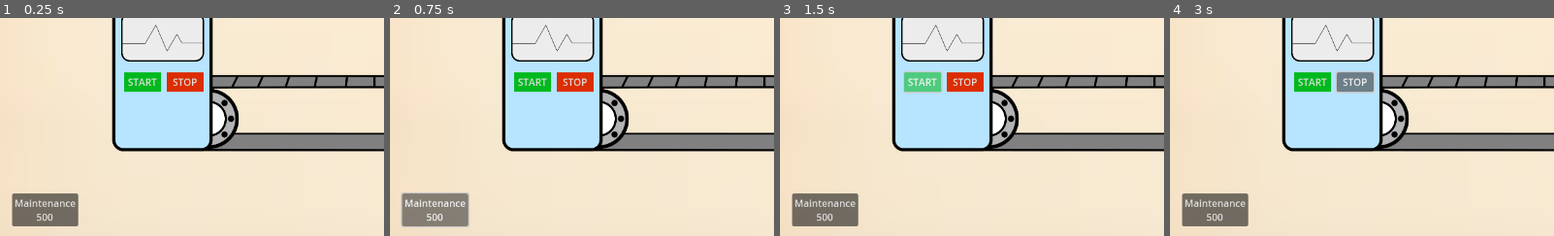
Above: before the commit, frames 1-4 (left to right).
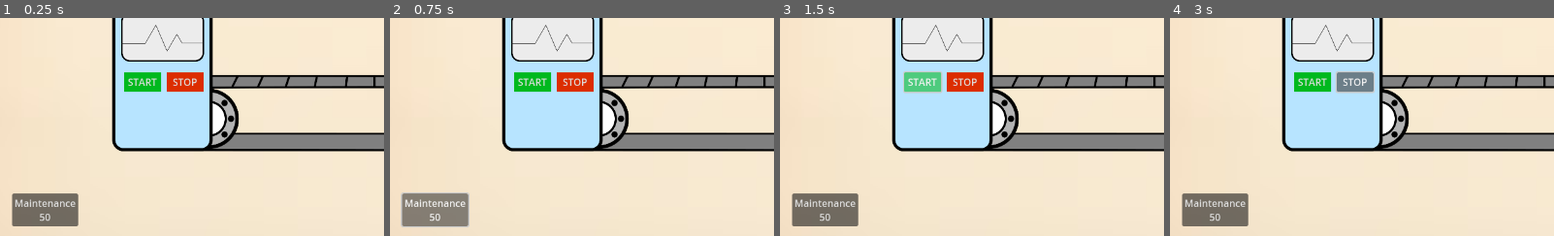
Above: after the commit, the same moments.

Repository: dkajo/supply-chain-game
Game: Godot game, scene res://level.tscn
Same seed, same stepped clock (60 frames per second), same inputs: the game is played once before the commit and once after it.
Inputs:
- Up to frame 1 (0.25 s): no input
- Up to frame 2 (0.75 s): click "Maintenance 500" (after the commit: "Maintenance 50") at 0.5 s
- Up to frame 3 (1.5 s): click "START" at 1.25 s
- Up to frame 4 (3 s): click "START" at 2 s; click "STOP" at 2.75 s
The pictures show only the part of the screen within x 0-50%, y 50-100%; the shares and areas given below are measured in that part.

The runs differ from the first frame. In frame 1, 0.1% of the frame differs, in the area x 9-14%, y 89-94%; in frame 2, 0.1%; in frame 3, 0.1%; in frame 4, 0.1%.

Commit message:
Added turn tracker variables

Diff:
--- a/level.gd
+++ b/level.gd
@@ -2,7 +2,10 @@
 
 var product_scene: PackedScene = load("res://product.tscn") # Enable products to be instantiated within this scene
 var balance: int = 0 # Score tracker
-var produced_count := 0 # Counts the number of prroducts produced.
+var produced_count := 0 # Counts the number of products produced.
+var turn := 0 # Keeps track of the runs
+var is_active_turn := false # Boolean keeps track of active turn
+@export var max_turn := 5 # How many turns until Game Over
 @export var production_limit := 10 # Limit how many to produce before stopping.
 
 var rng = RandomNumberGenerator.new()
--- a/level.tscn
+++ b/level.tscn
@@ -62,7 +62,7 @@
 offset_right = 129.0
 offset_bottom = 704.0
 text = "Maintenance
-500"
+50"
 
 [node name="Background" type="Sprite2D" parent="."]
 position = Vector2(637, 360.25)
--- a/machine.gd
+++ b/machine.gd
@@ -7,11 +7,14 @@
 @export var maintenance_cost := 50
 @export var maintenance_improvement := 0.5 # Improves defect chance by 50%
 
+# --- Getters & Setters ---
 func get_maintenance_cost() -> int:
 	return maintenance_cost
 
+# --- Signals ---
 signal maintenance_applied()
 
+# --- Functions ---
 func roll_is_defect (rng: RandomNumberGenerator) -> bool:
 	return rng.randf() < defect_chance
 
